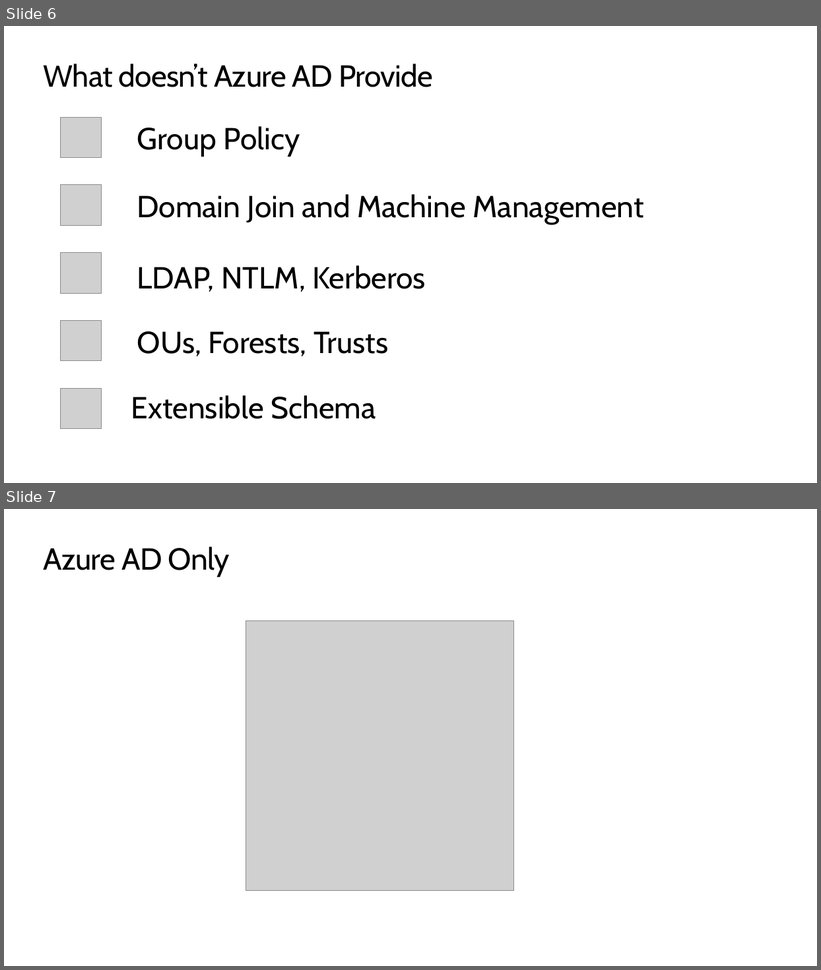
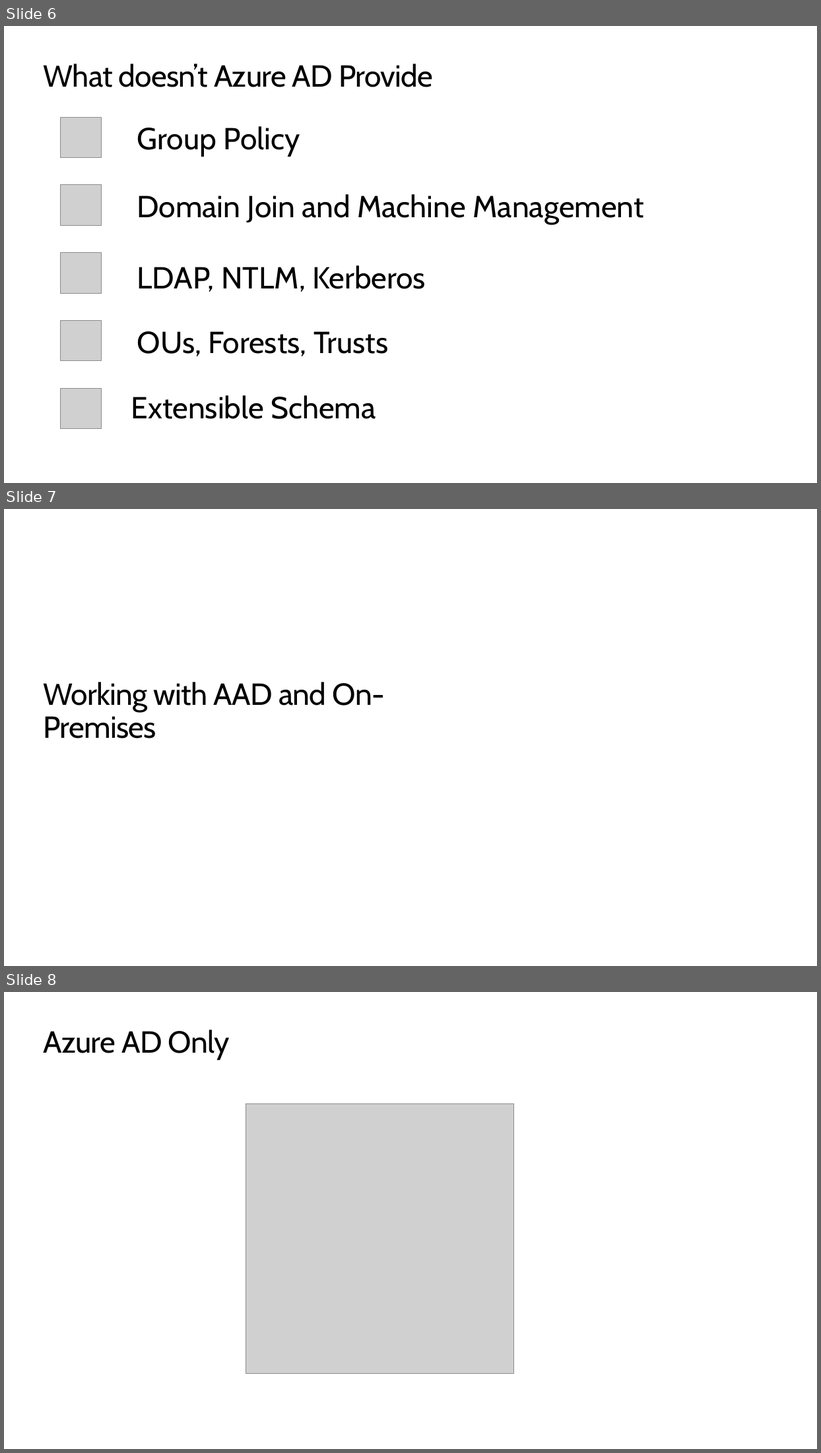
Before and after one commit to anantakjena/events, a slide deck: Ignite the Tour 2020 London/AzureAdisnotAd/AzureADisnotAD.pptx. Shown one above the other, each under a label of ours: slides 6 and 7 before the commit, slides 6, 7 and 8 after it. The pictures are 821x970 and 821x1453 pixels, drawn with LibreOffice and Linux fonts; fonts in the diff are those of the drawing; grey boxes stand for pictures; background and template pictures are left out. Boxes give left, top, right and bottom in pixels: in the first picture for what was removed or moved away, otherwise in the second. Text is boxed around its words. In the diff, an @@ line names an element or a change of style, - is before the commit and + after.

```diff
--- a/Ignite the Tour 2020 London/AzureAdisnotAd/AzureADisnotAD.pptx
+++ b/Ignite the Tour 2020 London/AzureAdisnotAd/AzureADisnotAD.pptx
@@ slide 7 added at (4,509,817,966), background #FFFFFF @@
@@ title added at (43,682,385,739), 36 pt, text #000000 @@
+Working with AAD and On-Premises
@@ what was slide 7 is now slide 8 @@
```
Also in this commit, not shown: 28 other files.
